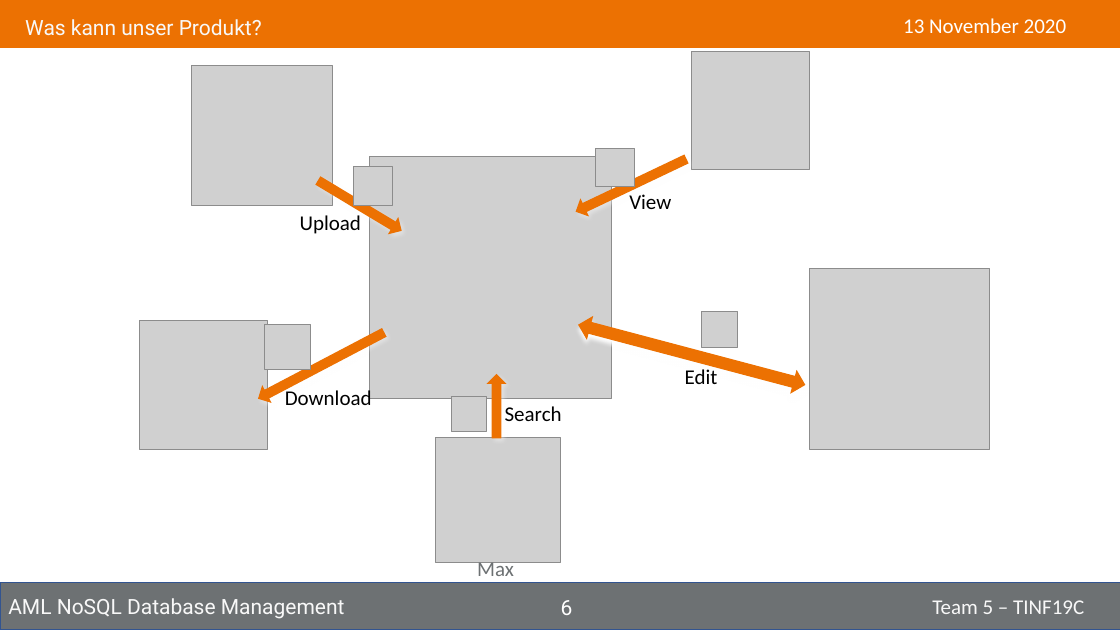
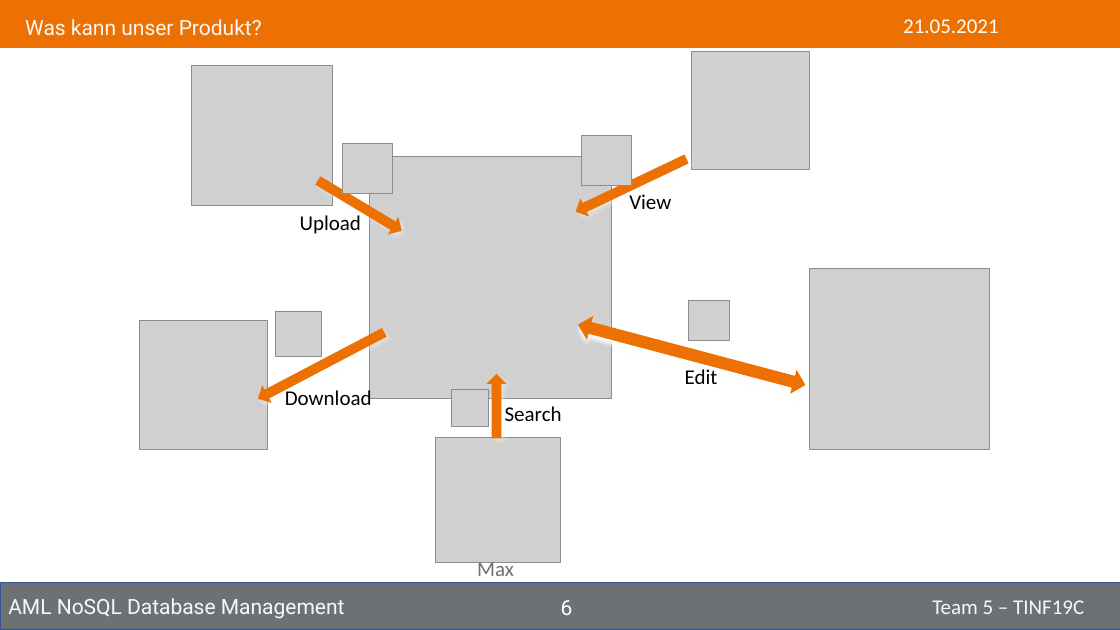
Before and after one commit to NurNils/aml-nosql-database-management, a slide deck: slide 6 of PROJECT/Presentation/Tinf19C_Team5_Presentation.pptx. Drawn at 1120x630 pixels with LibreOffice and Linux fonts; fonts in the diff are those of the drawing; grey boxes stand for pictures. Boxes give left, top, right and bottom in pixels: in the first picture for what was removed or moved away, otherwise in the second. Text is boxed around its words. In the diff, an @@ line names an element or a change of style, - is before the commit and + after.

```diff
--- a/PROJECT/Presentation/Tinf19C_Team5_Presentation.pptx
+++ b/PROJECT/Presentation/Tinf19C_Team5_Presentation.pptx
@@ text at (903,19,999,33): text changed @@
-13 November 2020
+21.05.2021
@@ picture: place and size @@
-picture at (354,166,393,206)
+picture at (343,143,393,193)
@@ picture: place and size @@
-picture at (596,149,634,187)
+picture at (581,135,631,185)
@@ picture: place and size @@
-picture at (265,324,310,370)
+picture at (276,311,321,356)
@@ picture: place and size @@
-picture at (702,312,738,348)
+picture at (689,300,729,340)
@@ picture: place and size @@
-picture at (451,397,486,432)
+picture at (451,390,488,427)
```
Also in this commit, not shown: 16 other slides changed, 3 slides added, 1 slide removed, 1 other file.
